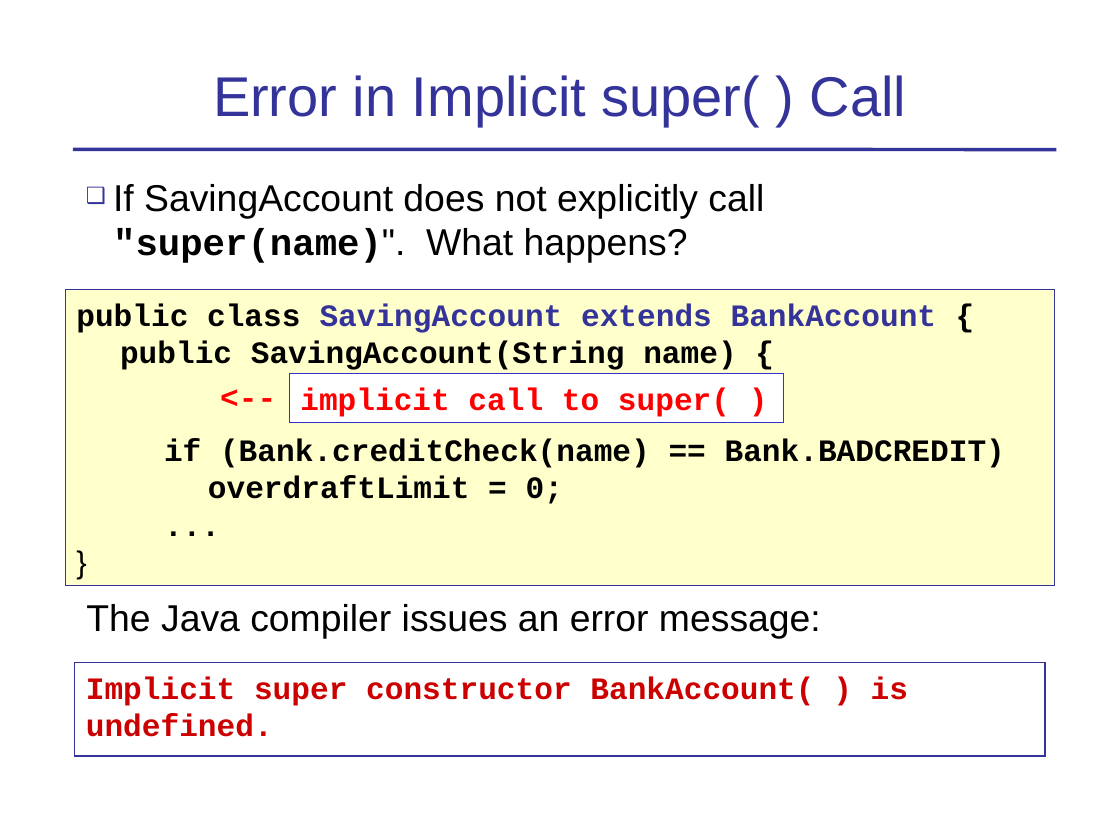
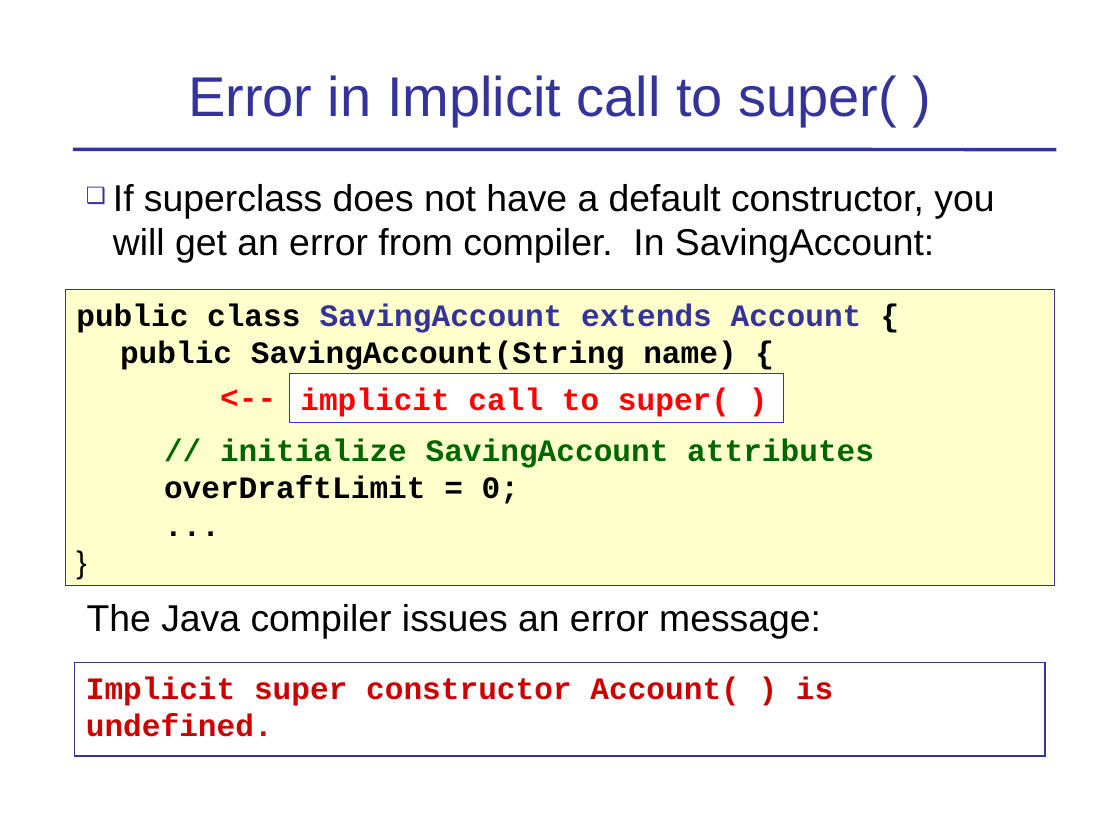
Before and after one commit to skeoop/skeoop.github.io, a slide deck: slide 19 of week4/Inheritance-1-Basics.ppt (slide 35 before the commit). Drawn at 1120x840 pixels with LibreOffice and Linux fonts; fonts in the diff are those of the drawing. Boxes give left, top, right and bottom in pixels: in the first picture for what was removed or moved away, otherwise in the second. Text is boxed around its words. In the diff, an @@ line names an element or a change of style, - is before the commit and + after.

```diff
--- a/week4/Inheritance-1-Basics.ppt
+++ b/week4/Inheritance-1-Basics.ppt
@@ title at box(188, 75, 897, 126): text changed @@
-Error in Implicit super( ) Call
+Error in Implicit call to super( )
@@ text at box(113, 184, 994, 263): text changed @@
-❑ If SavingAccount does not explicitly call "super(name)". What happens?
+❑ If superclass does not have a default constructor, you will get an error from compiler. In SavingAccount:
@@ text in rectangle at box(76, 303, 862, 333): text changed @@
-public class SavingAccount extends BankAccount {
+public class SavingAccount extends Account {
@@ text in rectangle at box(164, 439, 874, 504): text changed; text colour #000000 to #006600 @@
-if (Bank.creditCheck(name) == Bank.BADCREDIT)
-overdraftLimit = 0;
+// initialize SavingAccount attributes
+overDraftLimit = 0;
@@ text in rectangle at box(86, 677, 833, 737): text changed @@
-Implicit super constructor BankAccount( ) is undefined.
+Implicit super constructor Account( ) is undefined.
```
Also in this commit, not shown: 19 other slides changed, 2 slides removed, 1 other file.
